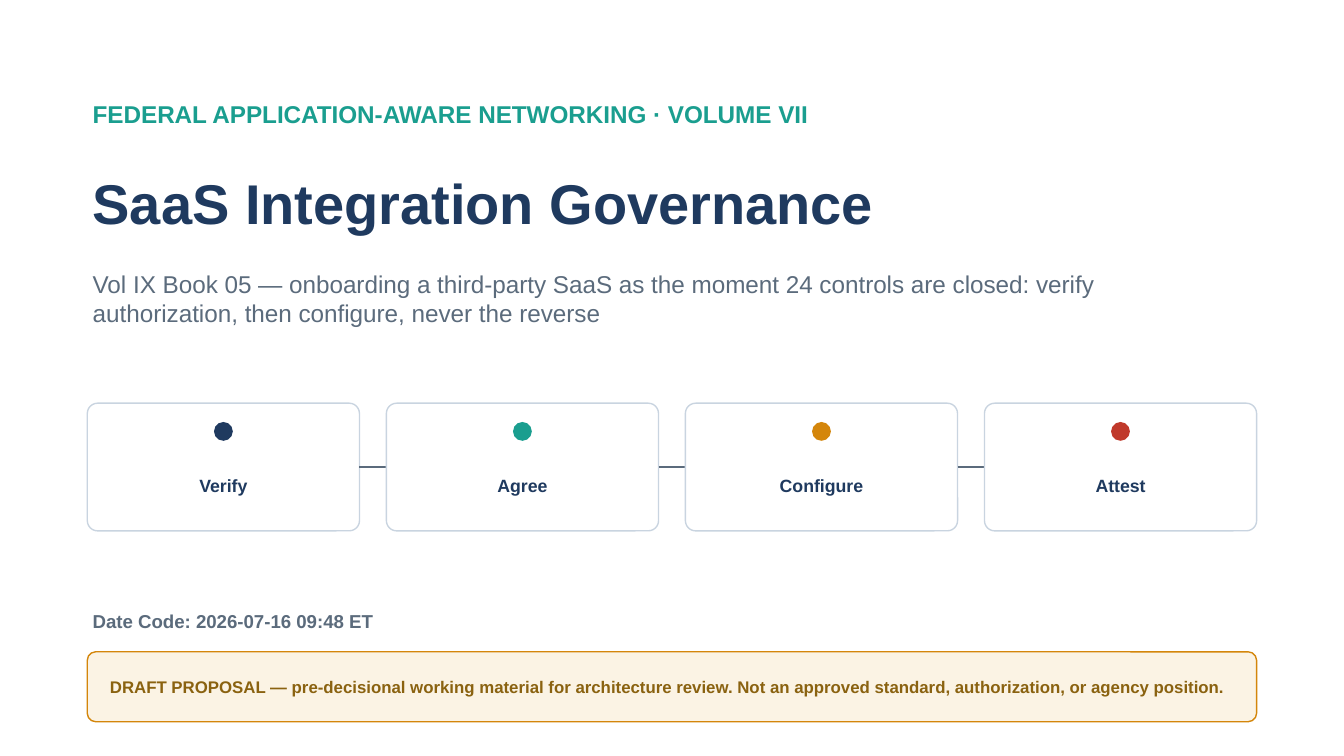
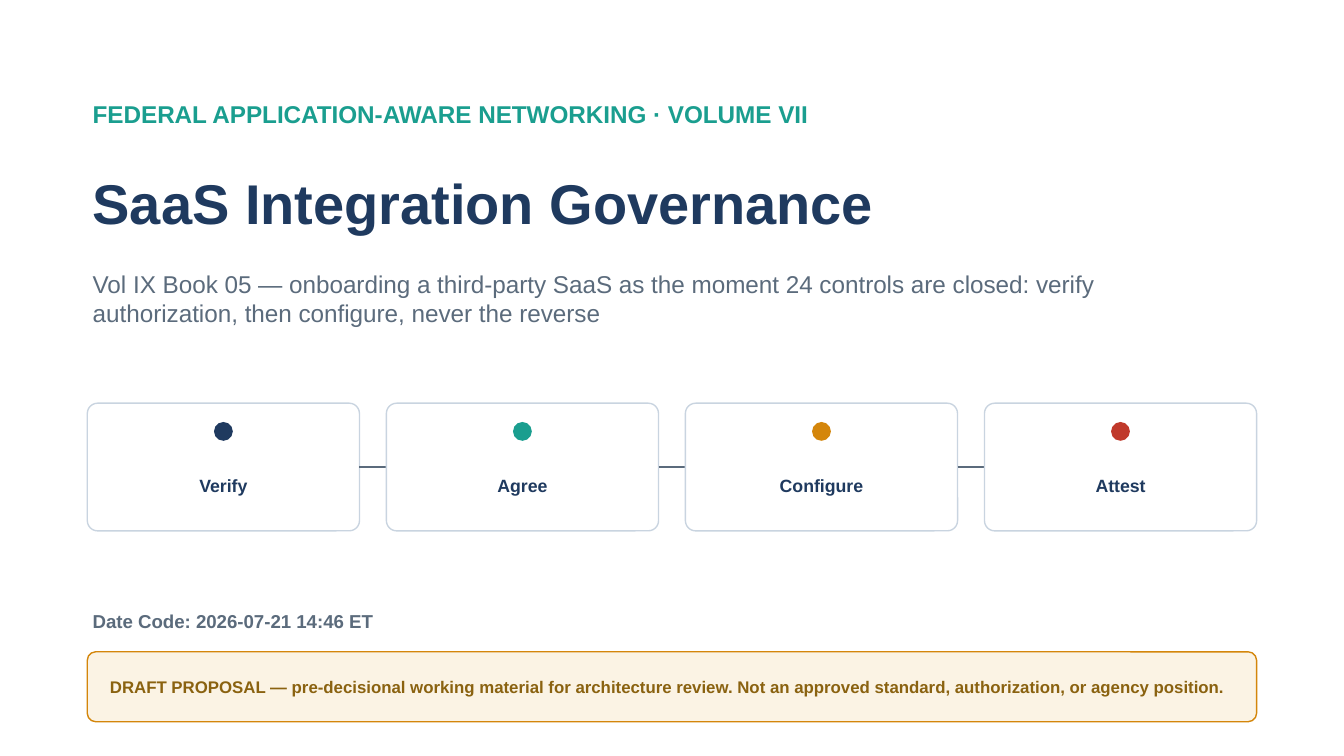
Before and after one commit to WhalerMike/uiao, a slide deck: slide 1 of docs/customer-documents/orgcomp-series/Vol_IX_Book_05_OrgComp_SaaS_Integration_Governance.pptx. Drawn at 1344x756 pixels with LibreOffice and Linux fonts; fonts in the diff are those of the drawing. Boxes give left, top, right and bottom in pixels: in the first picture for what was removed or moved away, otherwise in the second. Text is boxed around its words. In the diff, an @@ line names an element or a change of style, - is before the commit and + after.

```diff
--- a/docs/customer-documents/orgcomp-series/Vol_IX_Book_05_OrgComp_SaaS_Integration_Governance.pptx
+++ b/docs/customer-documents/orgcomp-series/Vol_IX_Book_05_OrgComp_SaaS_Integration_Governance.pptx
@@ text at bbox=[93, 614, 373, 628]: text changed @@
-Date Code: 2026-07-16 09:48 ET
+Date Code: 2026-07-21 14:46 ET
```
Also in this commit, not shown: 14 other slides changed, 9 other files.
